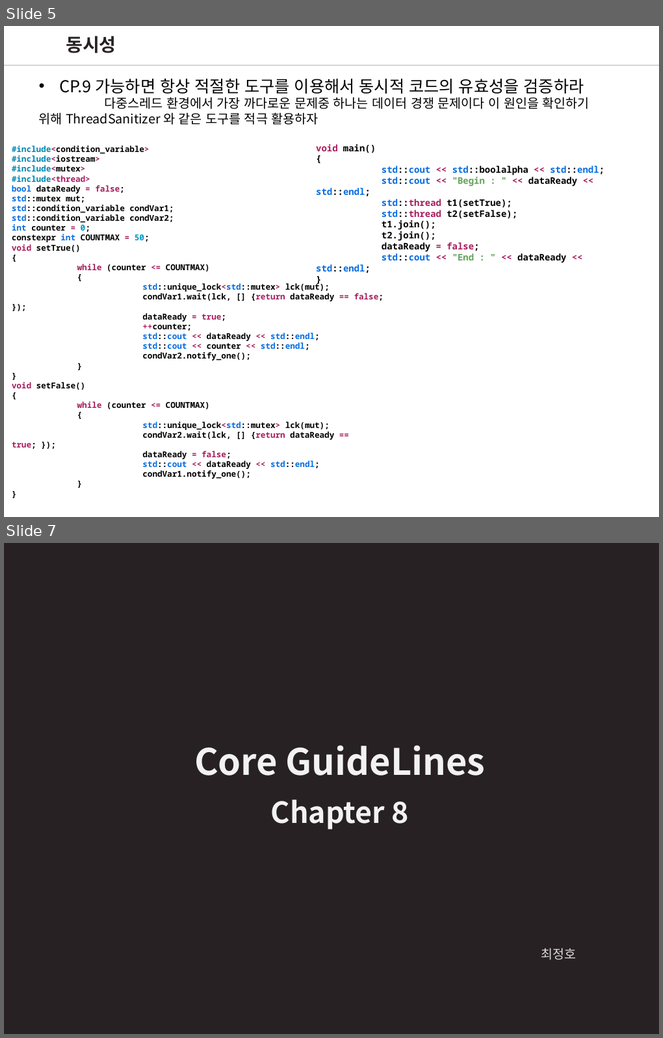
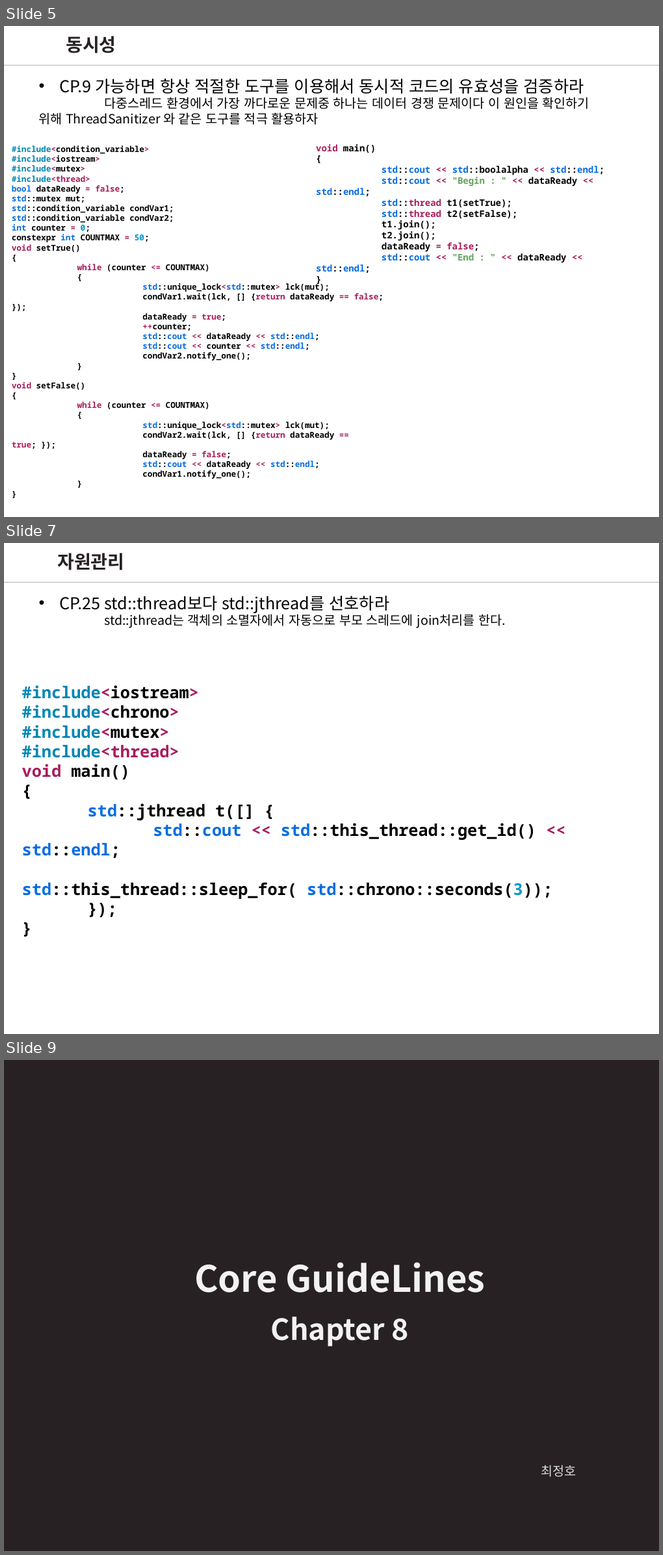
Before and after one commit to wjdgh2910a/CPP_Core_Guidelines_Study, a slide deck: CoreGuideLinesStudy_4.pptx. Shown one above the other, each under a label of ours: slides 5 and 7 before the commit, slides 5, 7 and 9 after it; the slides between them are not shown. The pictures are 663x1038 and 663x1555 pixels, drawn with LibreOffice and Linux fonts; fonts in the diff are those of the drawing. Boxes give left, top, right and bottom in pixels: in the first picture for what was removed or moved away, otherwise in the second. Text is boxed around its words. In the diff, an @@ line names an element or a change of style, - is before the commit and + after.

```diff
--- a/CoreGuideLinesStudy_4.pptx
+++ b/CoreGuideLinesStudy_4.pptx
@@ slide 7 added at [4, 543, 659, 1034], background #FFFFFF @@
@@ text added at [57, 553, 124, 570], 20 pt, text #272123, bold @@
+자원관리
@@ line added from (659, 582) to (4, 582), #A6A6A6 0.75 pt @@
@@ line added from (659, 582) to (4, 582), #A6A6A6 0.75 pt @@
@@ text added at [59, 596, 506, 628], 14 pt, text #000000 @@
+• CP.25 std::thread보다 std::jthread를 선호하라
+std::jthread는 객체의 소멸자에서 자동으로 부모 스레드에 join처리를 한다.
@@ text added at [22, 705, 553, 899], 18 pt, text #010101, bold @@
+#include<iostream>
+#include<chrono>
+#include<mutex>
+#include<thread>
+void main()
+{
+std::jthread t([] {
+std::cout << std::this_thread::get_id() << std::endl;
+std::this_thread::sleep_for( std::chrono::seconds(3));
+});
+}
@@ what was slide 7 is now slide 9 @@
```
Also in this commit, not shown: 2 other slides added, 1 slide removed, 1 other file.
